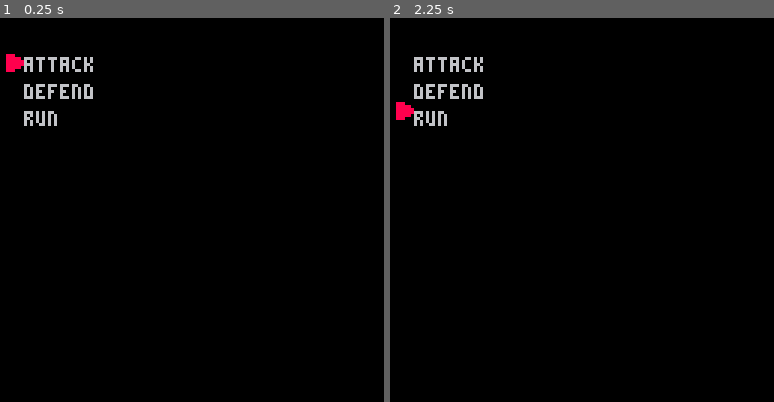
Above: before the commit, frames 1-2 (left to right).
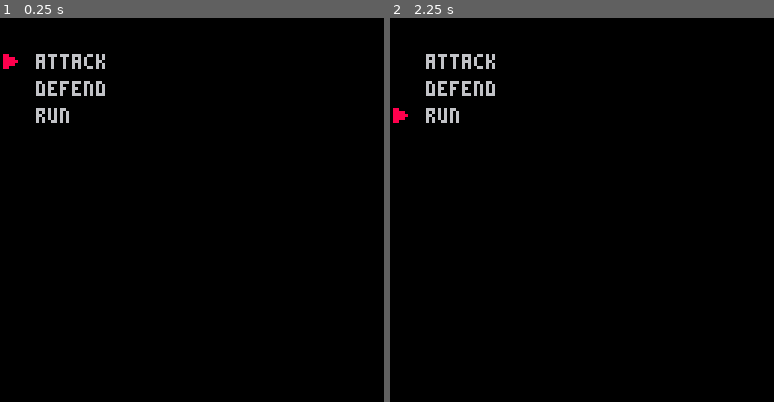
Above: after the commit, the same moments.

Repository: ItsSeaJay/cattle
Game: PICO-8 cartridge cattle.p8
Two runs of this game, one before a commit and one after it. Both use one fixed random seed, a clock stepped at 60 frames per second and the inputs below.
Inputs:
- Up to frame 1 (0.25 s): no input
- Up to frame 2 (2.25 s): hold Up from 2.15 s (still down)

The runs differ from the first frame. In frame 1, 1.2% of the frame differs, in the area x 0-28%, y 9-29%; in frame 2, 1.3%.

Commit message:
Better aligned the cursor to the grid

Diff:
--- a/cattle.p8
+++ b/cattle.p8
@@ -3,6 +3,7 @@
 __lua__
 
 turn = 1
+text_height = 5
 options = {
   {
     name = "attack",
@@ -56,26 +57,25 @@
 function _draw()
   cls()
 
-  -- draw the cursor on-screen
-  spr(1, 1, cursor.selection * 8 + 3)
+  -- how far from the edge of the screen the text is
+  local margin = 12
+  -- how far apart the text should be from the next item in the list
+  local padding = 4
+
+  -- show the cursor based on the current selection
+  spr(1, 1, margin + (cursor.selection * (text_height + padding)) - (text_height + padding))
 
   -- output a list of options for the player
   for key, option in pairs(options) do
-    -- How far from the edge of the screen the text is
-    local margin = 8
-    -- how far apart the text should be from the next item in the list
-    local padding = 4
     -- the y location of this item in the list
-    local location = (key * (5 + padding)) - padding
+    local location = (key * (text_height + padding)) - (text_height + padding)
 
     print(option.name, margin, location + margin)
   end
 end
 __gfx__
-00000000000000000000000000000000000000000000000000000000000000000000000000000000000000000000000000000000000000000000000000000000
-00000000088800000000000000000000000000000000000000000000000000000000000000000000000000000000000000000000000000000000000000000000
-00700700088888000000000000000000000000000000000000000000000000000000000000000000000000000000000000000000000000000000000000000000
-00077000088888800000000000000000000000000000000000000000000000000000000000000000000000000000000000000000000000000000000000000000
-00077000088888800000000000000000000000000000000000000000000000000000000000000000000000000000000000000000000000000000000000000000
-00700700088888000000000000000000000000000000000000000000000000000000000000000000000000000000000000000000000000000000000000000000
-00000000088800000000000000000000000000000000000000000000000000000000000000000000000000000000000000000000000000000000000000000000
+00000000880000000000000000000000000000000000000000000000000000000000000000000000000000000000000000000000000000000000000000000000
+00000000888800000000000000000000000000000000000000000000000000000000000000000000000000000000000000000000000000000000000000000000
+00700700888880000000000000000000000000000000000000000000000000000000000000000000000000000000000000000000000000000000000000000000
+00077000888800000000000000000000000000000000000000000000000000000000000000000000000000000000000000000000000000000000000000000000
+00077000880000000000000000000000000000000000000000000000000000000000000000000000000000000000000000000000000000000000000000000000
